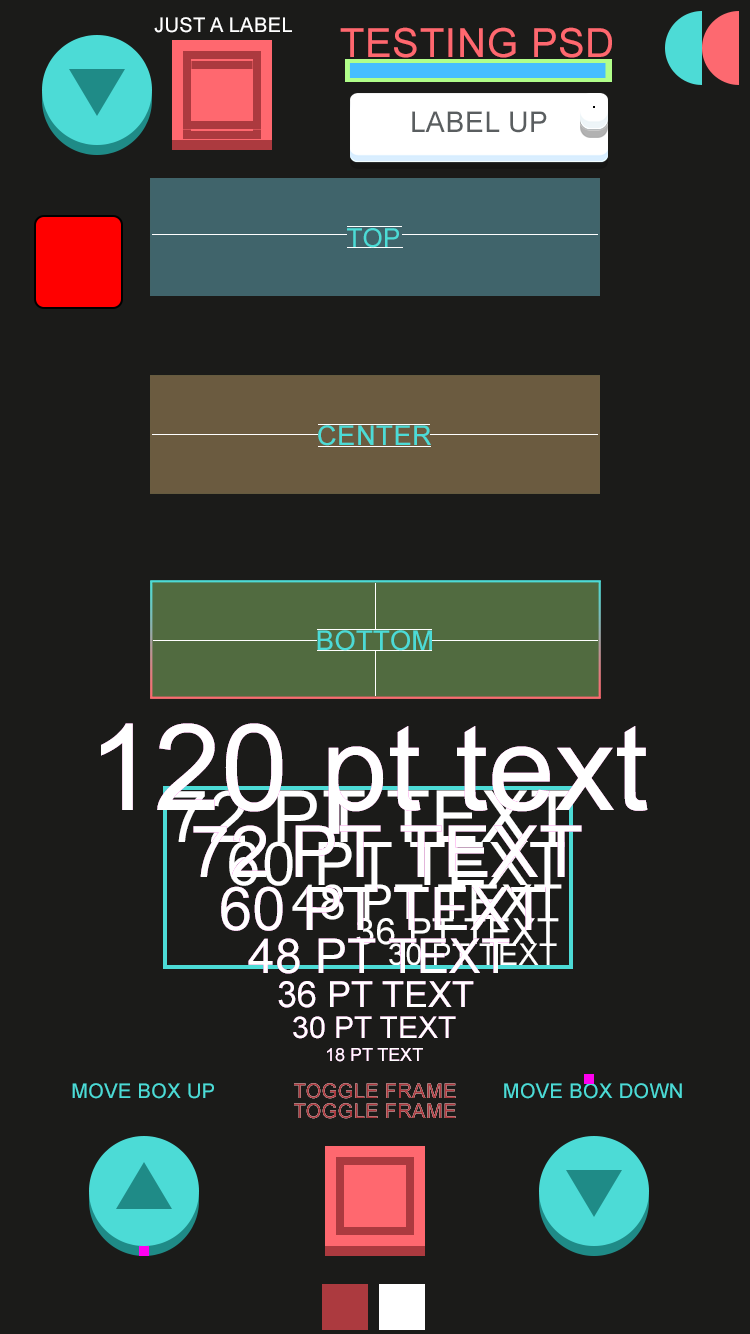
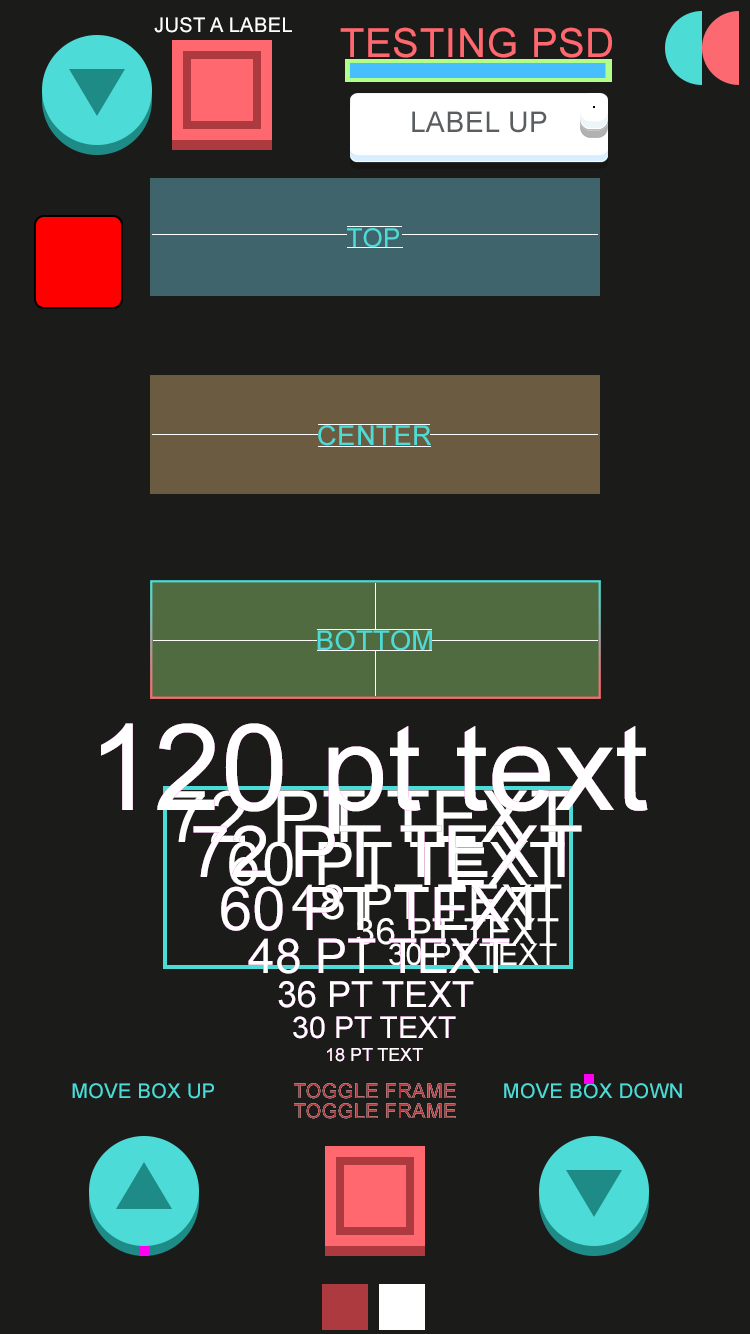
Two versions of the same layered image (750 x 1334). Layer-by-layer changes:
painted on "extra_test_up" over [183, 61, 261, 139]
painted on "extra_test_down" over [183, 61, 261, 139]
removed layer "extra_test_bkg" from group "btn_extra_test" over [183, 61, 261, 139]
